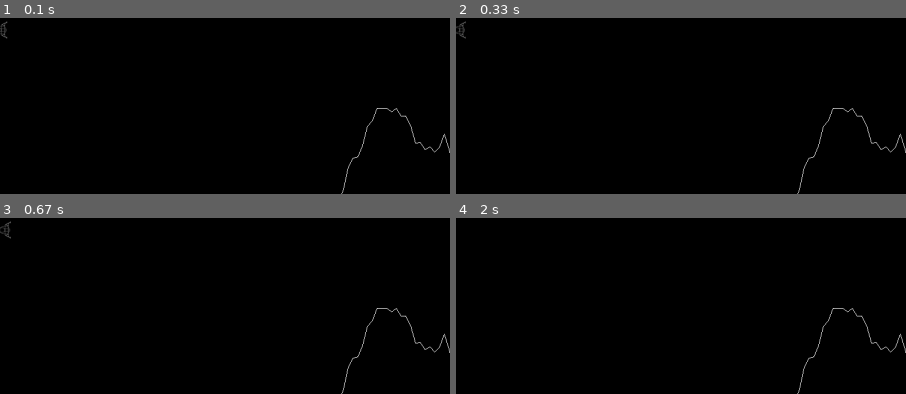
Above: before the commit, frames 1-4 (two rows, left to right).
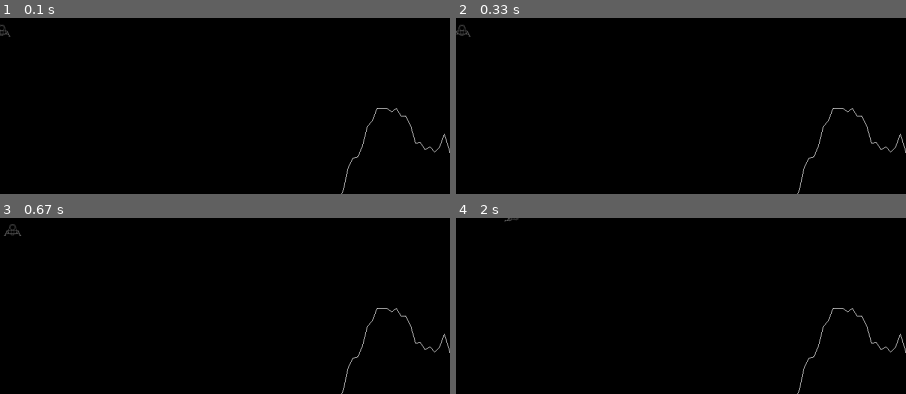
Above: after the commit, the same moments.

Repository: PeiP-2018-Work-Nantes-DUT-INFO/Planet-Lander-Lunar-Lander-with-Pygame
Game: pygame game, started from run_game.py
Two runs of this game, one before a commit and one after it. Both use one fixed random seed, a clock stepped at 60 frames per second and the inputs below.
Inputs:
- Up to frame 1 (0.1 s): no input
- Up to frame 2 (0.33 s): no input
- Up to frame 3 (0.67 s): tap Space at 0.33 s
- Up to frame 4 (2 s): hold Right 0.67-1.13 s; tap Space at 0.73, 1.03, 1.23, 1.57, 1.87 s; hold Up 1.17-1.47 s; hold Right 1.5-1.97 s
The pictures show only the part of the screen within x 0-50%, y 0-50%; the shares and areas given below are measured in that part.

The runs differ from the first frame. In frame 1, less than 0.1% of the frame differs, in the area x 0-3%, y 1-12%; in frame 2, 0.1%; in frame 3, 0.2%, in the area x 0-5%, y 1-12%; in frame 4, less than 0.1%.

Commit message:
update lander.py

Diff:
--- a/lander.py
+++ b/lander.py
@@ -7,20 +7,19 @@
     def __init__(self):
         super(pygame.sprite.DirtySprite, self).__init__()
         self.image = pygame.image.load('lander_normal.png')
-
+        self.image = pygame.transform.rotate(self.image,-90)
         self.original = self.image
         self.rect = self.image.get_rect()
         self.rect.center = (0, 20)
         self.x = self.rect.center[0]
         self.y = self.rect.center[1]
-
         self.vx = LanderConfig.initialVelocityX
         self.vy = LanderConfig.initialVelocityY
         self.m = 5
         self.orientation = -90.0
-
-        self.fuel = 1000
-        self.engine_power = 0.000000001622
+        self.fuel = 100
+        self.engine_power = 166.22*self.m
+        # self.engine_power = 0.000000001622
 
     ''' function update
         Usage :
@@ -42,10 +41,10 @@
         - fy : force sur l'axe des ordonnées
     '''
     def update_physic(self, fx, fy):
-        ax = fx / self.m    # ax : accélération en x
-        ay = fy / self.m    # ay : accélération en y
-        self.vx = self.vx + ax * LanderConfig.dt    # vx : vitesse actuelle en x
-        self.vy = self.vy + ay * LanderConfig.dt    # vy : vitesse actuelle en y
+        ax = fx / self.m
+        ay = fy / self.m
+        self.vx = self.vx + ax * LanderConfig.dt
+        self.vy = self.vy + ay * LanderConfig.dt
         self.x = self.x + self.vx * LanderConfig.dt
         self.y = self.y + self.vy * LanderConfig.dt
 
@@ -70,10 +69,11 @@
     def boost(self):
         if not self.fuel:
             return
-        self.fuel -= 1
-        print(self.orientation)
-        fx = self.engine_power + math.sin(math.radians(self.orientation))
-        fy = self.engine_power + math.cos(math.radians(self.orientation))
+        # self.fuel -= 1
+        print(math.radians(self.orientation))
+        fx = self.engine_power * math.cos(math.radians(self.orientation))
+        fy = self.engine_power * math.sin(math.radians(self.orientation))
+        print(fx, fy)
         self.update_physic(fx, fy)
 
     ''' function rotate :
@@ -88,7 +88,9 @@
 
 
 class LanderConfig:
-    dt = 0.5
-    gravity = 0.0001622
-    initialVelocityX = 0.5
+    dt = 0.01
+    # gravity = 16.22
+    gravity = 0
+
+    initialVelocityX = 50
     initialVelocityY = 0.0
